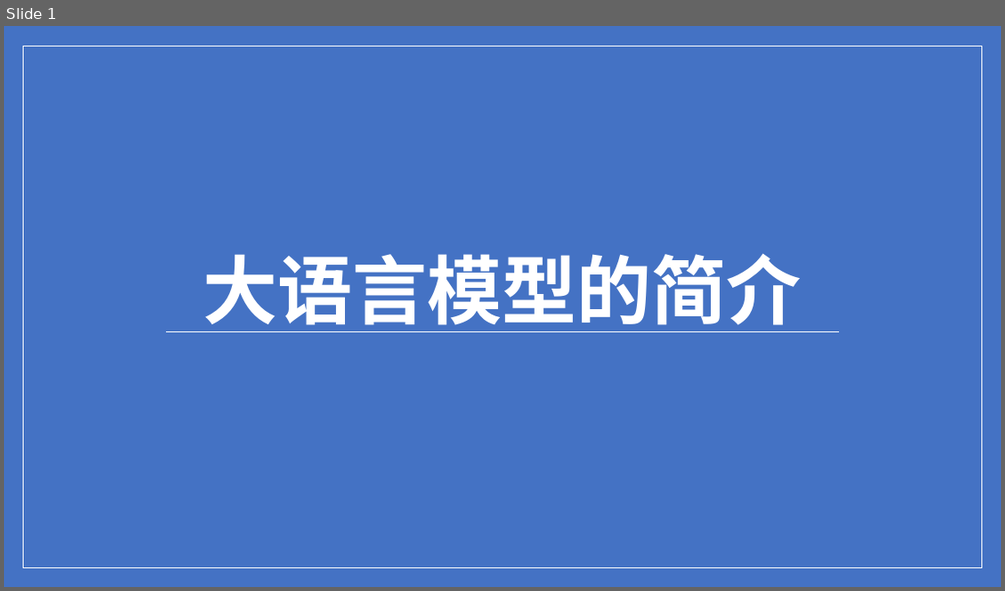
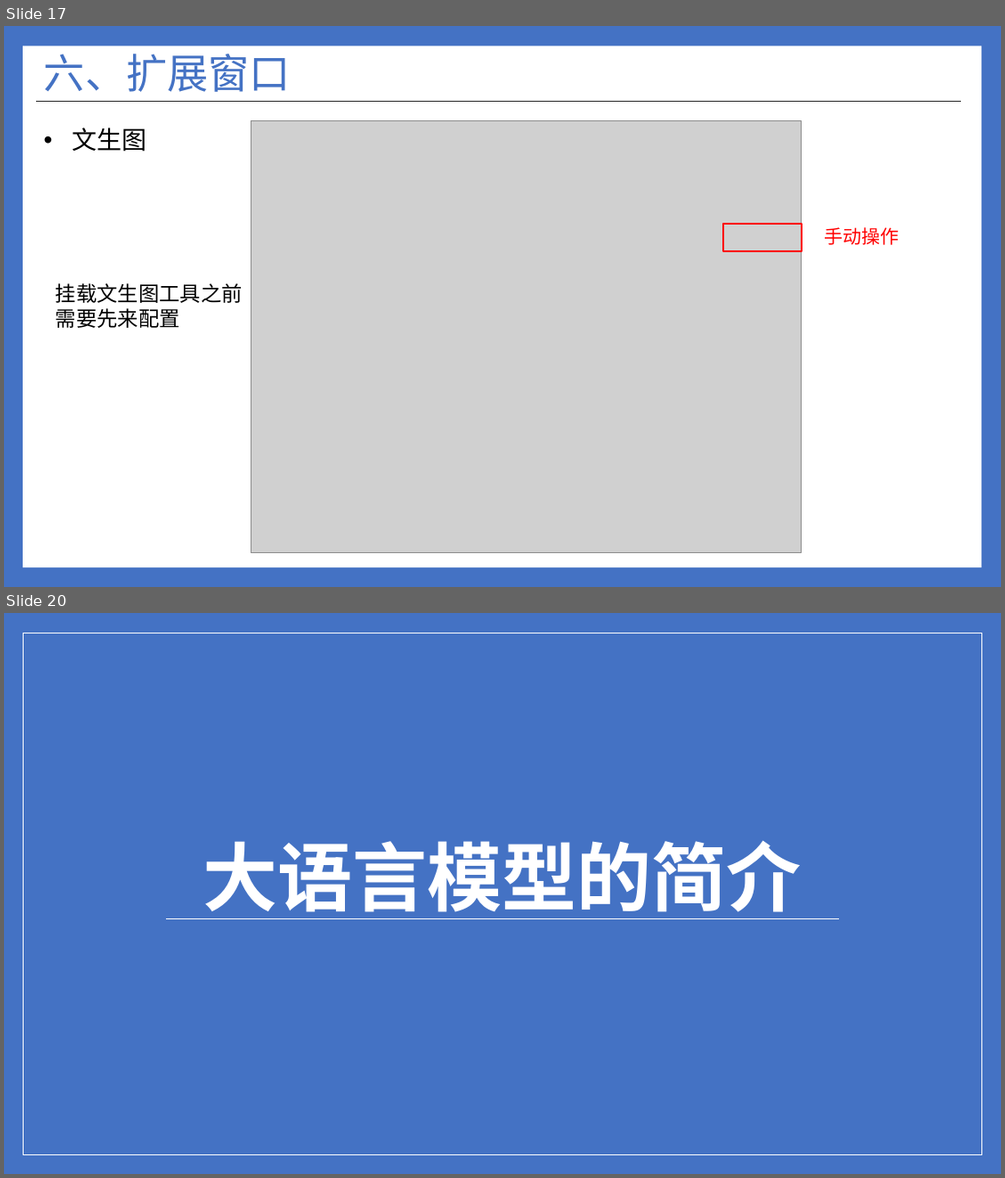
Before and after one commit to ylsdamxssjxxdd/eva, a slide deck: utils/软件介绍.pptx. Shown one above the other, each under a label of ours: slide 1 before the commit, slides 17 and 20 after it; the slides between them are not shown. The pictures are 1005x591 and 1005x1178 pixels, drawn with LibreOffice and Linux fonts; fonts in the diff are those of the drawing; grey boxes stand for pictures. Boxes give left, top, right and bottom in pixels: in the first picture for what was removed or moved away, otherwise in the second. Text is boxed around its words. In the diff, an @@ line names an element or a change of style, - is before the commit and + after.

```diff
--- a/utils/软件介绍.pptx
+++ b/utils/软件介绍.pptx
@@ slide 17 added at (4,26,1001,587), background #4472C4 @@
@@ rectangle added at (23,46,981,567), fill #FFFFFF @@
@@ title added at (44,54,291,92), 39.6 pt, text #4472C4 @@
+六、扩展窗口
@@ line added from (36, 102) to (961, 102), #262626 1 pt @@
@@ text added at (72,127,146,151), 24 pt, text #000000 @@
+• 文生图
@@ picture added at (251,121,802,553) @@
@@ rectangle added at (723,224,802,251), outline #FF0000 1.5 pt @@
@@ text added at (824,227,898,245), 18 pt, text #FF0000 @@
+手动操作
@@ text added at (56,283,243,328), 20 pt, text #000000 @@
+挂载文生图工具之前需要先来配置
@@ what was slide 1 is now slide 20 @@
```
Also in this commit, not shown: 6 slides changed, 17 other slides added, 1 slide removed, 14 other files.
